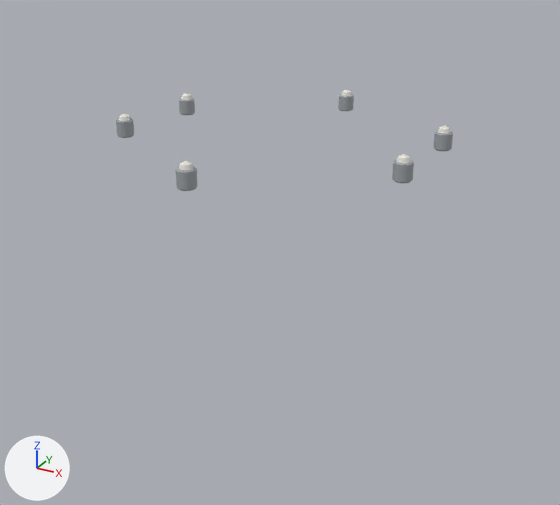
Before and after pictures for a commit that changed the OBJ model assets/models/equipment/cobretty_er5_reactor/LOD0/er5_plasma_sensors.obj.
The view is the same before and after, from a camera (50 mm lens) standing at (2.93, -5.32, 2.7) and looking at (0.0, 0.01, 0.03). Arrows for +X, +Y and +Z are at lower left; the lights stay in place. The picture after the commit comes second. Where no turn or scale is listed for an object, it has been applied to the vertices. Vertices at exactly the same position are counted once.

The older version as bpy lines, for what is in view:
```python
me_er5_plasma_sensors = bpy.data.meshes.new('er5_plasma_sensors')
me_er5_plasma_sensors.from_pydata(...)  # 786 vertices, 1008 faces; spans x -1.28..1.28, y -1.35..1.36, z 1.0..1.19
# faces by material slot: [288, 720]
me_er5_plasma_sensors.materials.append(mat_eq_insulator)  # white #e7e5dd
me_er5_plasma_sensors.materials.append(mat_eq_metal_graphite)  # grey #9ea2a6
ob_er5_plasma_sensors = bpy.data.objects.new('er5_plasma_sensors', me_er5_plasma_sensors)
ob_er5_plasma_sensors.location = (0.0, 0.0, 0.0)
```
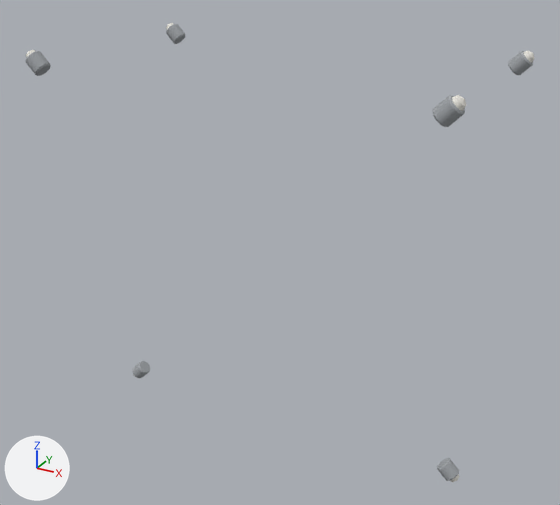
Location of each change, (x1, y1, x2, y2) in pixels of the pictures (560 x 505 px; the box of a moved part takes in the faces that stretch with it):
'er5_plasma_sensors', reshaped (51% wider, 347% taller): before (116, 89, 453, 191); after (26, 23, 534, 482)
part 1 of me_er5_plasma_sensors, moved or reshaped: before (392, 154, 414, 183); after (433, 95, 466, 127)
part 2 of me_er5_plasma_sensors, moved or reshaped: before (433, 125, 453, 151); after (508, 51, 534, 75)
part 3 of me_er5_plasma_sensors, moved or reshaped: before (116, 113, 134, 138); after (26, 50, 51, 76)
part 4 of me_er5_plasma_sensors, moved or reshaped: before (179, 93, 195, 115); after (166, 23, 186, 44)
part 5 of me_er5_plasma_sensors, moved or reshaped: before (176, 161, 197, 191); after (132, 361, 150, 378)
part 6 of me_er5_plasma_sensors, moved or reshaped: before (338, 89, 354, 111); after (437, 458, 459, 482)

Edits to the bpy script that builds the scene:
```text
Change me_er5_plasma_sensors:
    used by ob_er5_plasma_sensors; location = (0.0, 0.0, 0.0)
    remove me_er5_plasma_sensors.from_pydata(...)  # 786 vertices, 1008 faces; spans x -1.28..1.28, y -1.35..1.36, z 1.0..1.19
    add me_er5_plasma_sensors.from_pydata(...)  # 786 vertices, 1008 faces; spans x -1.73..1.73, y -0.97..0.97, z -1.73..1.73
    me_er5_plasma_sensors part 1: the loose piece of 131 vertices spanning x 1.14..1.28, y -0.51..-0.37, z 1.0..1.19 is multiplied about its middle by the matrix ((0.5, -0.5, 0.707), (0.707, 0.707, 0.0), (-0.5, 0.5, 0.707)), then moved by (0.44, -0.46, 0.55)
    me_er5_plasma_sensors part 2: the loose piece of 131 vertices spanning x 1.14..1.28, y 0.37..0.51, z 1.0..1.19 is multiplied about its middle by the matrix ((0.5, -0.5, 0.707), (0.707, 0.707, 0.0), (-0.5, 0.5, 0.707)), then moved by (0.44, 0.46, 0.55)
    me_er5_plasma_sensors part 3: the loose piece of 131 vertices spanning x -1.28..-1.14, y -0.51..-0.37, z 1.0..1.19 is multiplied about its middle by the matrix ((0.5, 0.5, -0.707), (-0.707, 0.707, 0.0), (0.5, 0.5, 0.707)), then moved by (-0.44, -0.46, 0.55)
    me_er5_plasma_sensors part 4: the loose piece of 131 vertices spanning x -1.28..-1.14, y 0.37..0.51, z 1.0..1.19 is multiplied about its middle by the matrix ((0.5, 0.5, -0.707), (-0.707, 0.707, 0.0), (0.5, 0.5, 0.707)), then moved by (-0.44, 0.46, 0.55)
    me_er5_plasma_sensors part 5: the loose piece of 131 vertices spanning x -0.07..0.07, y -1.35..-1.21, z 1.0..1.19 is multiplied about its middle by the matrix ((0.5, -0.5, -0.707), (-0.707, -0.707, 0.0), (-0.5, 0.5, -0.707)), then moved by (-1.64, 1.28, -2.74)
    me_er5_plasma_sensors part 6: the loose piece of 131 vertices spanning x -0.07..0.07, y 1.22..1.36, z 1.0..1.19 is multiplied about its middle by the matrix ((0.5, 0.5, 0.707), (0.707, -0.707, 0.0), (0.5, 0.5, -0.707)), then moved by (1.64, -1.29, -2.74)
```
